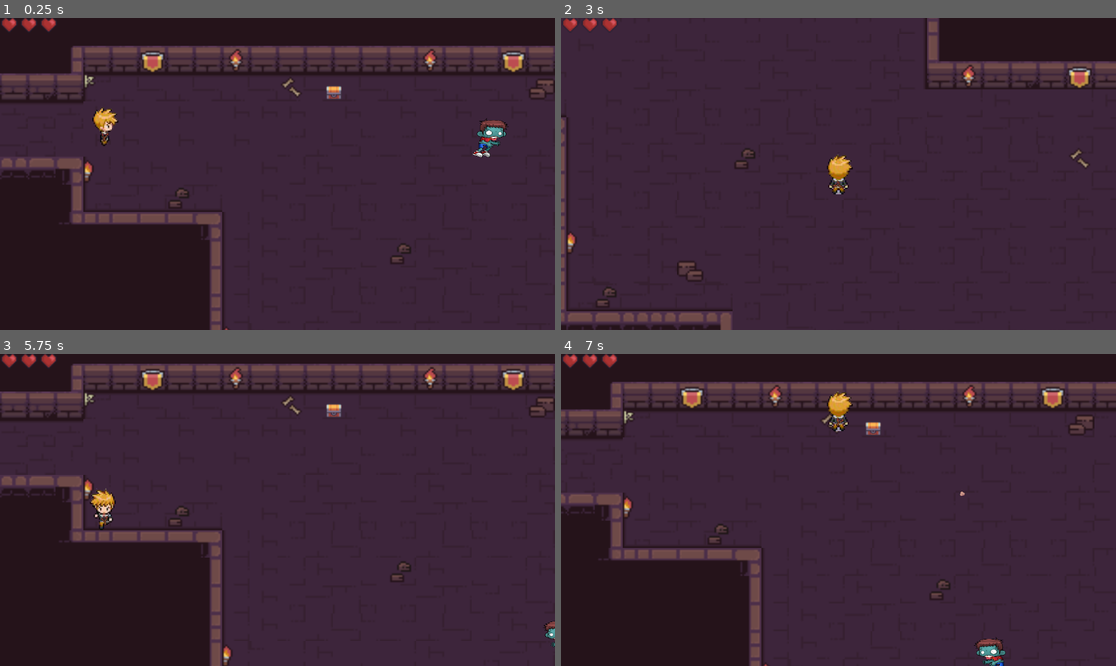
Above: before the commit, frames 1-4 (two rows, left to right).
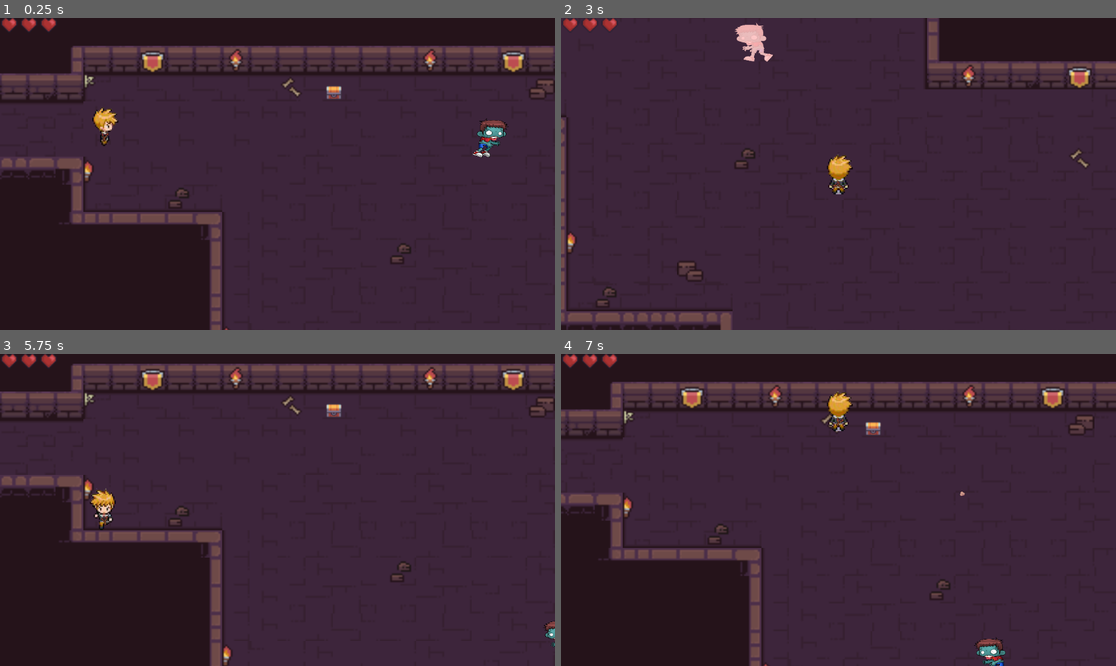
Above: after the commit, the same moments.

Repository: RodrigoGoncalves24/Circus_of_fear
Game: Godot game, scene res://scenes/level_2.tscn
Two runs of this game, one before a commit and one after it. Both use one fixed random seed, a clock stepped at 60 frames per second and the inputs below. This scene is started directly instead of the project's main scene.
Inputs (mouse positions are in pixels of both pictures, inside the frame that each line leads up to):
- Up to frame 1 (0.25 s): no input
- Up to frame 2 (3 s): tap Enter (interact) at 0.5, 2.85 s; move the mouse to (960, 158) at 0.52 s; hold D (right) 0.53-1.28 s; hold Enter (interact) 0.53-1.28 s; move the mouse to (727, 189) at 1.27 s; hold S (down) 1.28-2.03 s; tap X (level_cleared) at 1.35 s; move the mouse to (894, 105) at 2.02 s; hold D (right) 2.03-2.78 s; click (894, 105) at 2.1 s; move the mouse to (810, 236) at 2.77 s; hold W (up) from 2.78 s (still down)
- Up to frame 3 (5.75 s): move the mouse to (444, 556) at 3.52 s; release W (up) at 3.53 s; hold A (left) 3.53-5.03 s; tap X (level_cleared) at 3.6 s; move the mouse to (111, 463) at 4.27 s; click (111, 463) at 4.35 s; move the mouse to (305, 510) at 5.02 s; hold S (down) from 5.03 s (still down); hold Enter (interact) from 5.03 s (still down)
- Up to frame 4 (7 s): move the mouse to (755, 432) at 5.77 s; release S (down) at 5.78 s; release Enter (interact) at 5.78 s; hold D (right) 5.78-6.53 s; tap X (level_cleared) at 5.85 s; move the mouse to (960, 494) at 6.52 s; hold W (up) from 6.53 s (still down); click (960, 494) at 6.6 s

The runs differ from the first frame. In frame 2, 0.5% of the frame differs, in the area x 31-39%, y 1-15%; in frame 3, less than 0.1%; in frame 4, less than 0.1%.

Commit message:
efeito de dano nos zumbis

Diff:
--- a/scenes/zumbi.tscn
+++ b/scenes/zumbi.tscn
@@ -104,6 +104,45 @@
 [sub_resource type="RectangleShape2D" id="RectangleShape2D_qonaf"]
 size = Vector2(74, 48)
 
+[sub_resource type="Animation" id="Animation_xwbqf"]
+resource_name = "damage_to_zombie"
+length = 0.4
+loop_mode = 1
+step = 0.2
+tracks/0/type = "value"
+tracks/0/imported = false
+tracks/0/enabled = true
+tracks/0/path = NodePath("AnimatedSprite2D/ColorRect:color")
+tracks/0/interp = 1
+tracks/0/loop_wrap = true
+tracks/0/keys = {
+"times": PackedFloat32Array(0, 0.19999999),
+"transitions": PackedFloat32Array(1, 1),
+"update": 0,
+"values": [Color(1, 0, 0, 0.5019608), Color(1, 1, 1, 1)]
+}
+
+[sub_resource type="Animation" id="Animation_uq6ot"]
+length = 0.001
+tracks/0/type = "value"
+tracks/0/imported = false
+tracks/0/enabled = true
+tracks/0/path = NodePath("AnimatedSprite2D/ColorRect:color")
+tracks/0/interp = 1
+tracks/0/loop_wrap = true
+tracks/0/keys = {
+"times": PackedFloat32Array(0),
+"transitions": PackedFloat32Array(1),
+"update": 0,
+"values": [Color(1, 0, 0, 0)]
+}
+
+[sub_resource type="AnimationLibrary" id="AnimationLibrary_sqbqa"]
+_data = {
+&"RESET": SubResource("Animation_uq6ot"),
+&"damage_to_zombie": SubResource("Animation_xwbqf")
+}
+
 [node name="Zumbi" type="CharacterBody2D"]
 visibility_layer = 2
 scale = Vector2(1.00754, 1)
@@ -111,12 +150,20 @@
 metadata/_edit_group_ = true
 
 [node name="AnimatedSprite2D" type="AnimatedSprite2D" parent="."]
+clip_children = 2
 visibility_layer = 2
 position = Vector2(3, -7)
 scale = Vector2(0.134884, 0.0973025)
 sprite_frames = SubResource("SpriteFrames_s6dug")
 animation = &"rigth"
 autoplay = "rigth"
+
+[node name="ColorRect" type="ColorRect" parent="AnimatedSprite2D"]
+offset_left = -344.7
+offset_top = -308.984
+offset_right = 317.3802
+offset_bottom = 347.64966
+color = Color(1, 0, 0, 0)
 
 [node name="CollisionShape2D" type="CollisionShape2D" parent="."]
 position = Vector2(0, -4.75)
@@ -135,3 +182,11 @@
 position = Vector2(102, -20)
 shape = SubResource("RectangleShape2D_qonaf")
 debug_color = Color(0.853333, 0.354964, 0.279595, 0.42)
+
+[node name="damage" type="AnimationPlayer" parent="."]
+libraries = {
+&"": SubResource("AnimationLibrary_sqbqa")
+}
+
+[node name="hurt_timer" type="Timer" parent="."]
+one_shot = true
--- a/scripts/hitbox.gd
+++ b/scripts/hitbox.gd
@@ -1,6 +1,13 @@
 extends Area2D
+
+@onready var damage = $"../damage"
+@onready var hurt_timer = $"../hurt_timer"
 
 func _on_area_entered(area: Area2D) -> void:
 	if area.is_in_group("bullets"):
 		area.queue_free()
+		damage.play("damage_to_zombie")
+		hurt_timer.start()
+		await hurt_timer.timeout
+		damage.play("RESET")
 		owner.queue_free()
Not shown: 1 places in scenes/zumbi.tscn that only renumber resources
